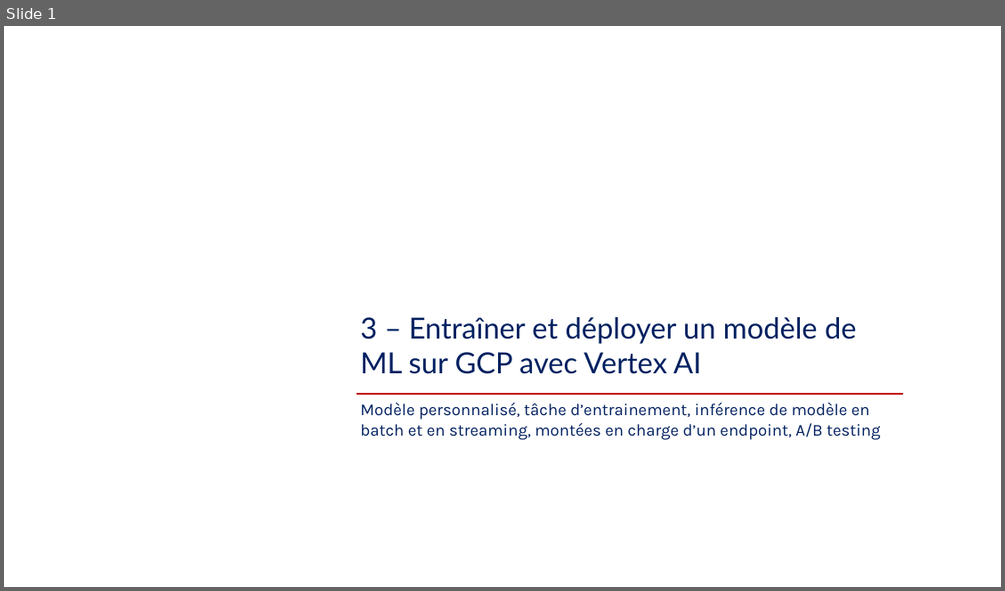
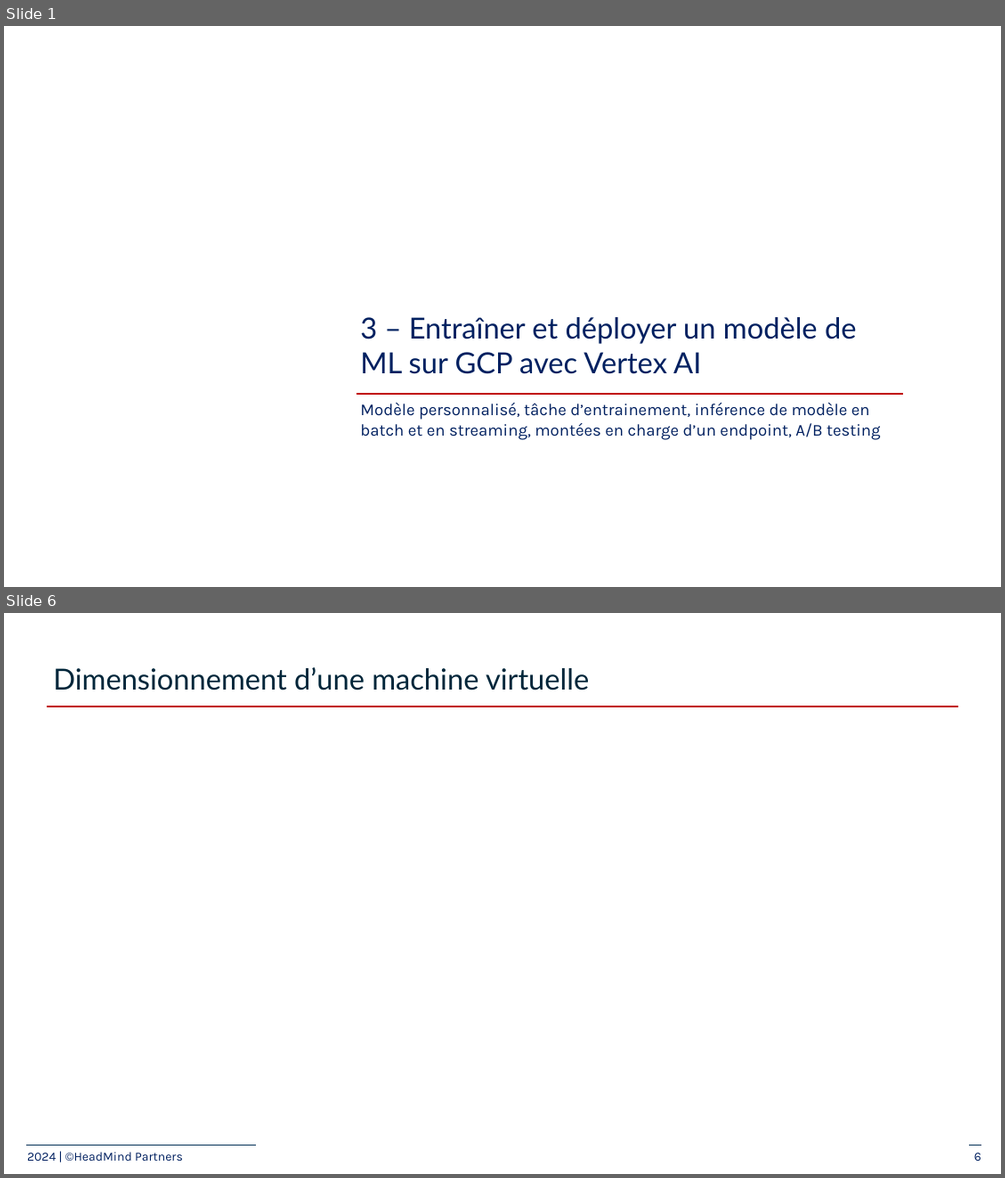
Before and after one commit to plperez626/MLOps-Introductory-Course-on-GCP, a slide deck: slides/3_model-endpoints/3-Train and deploy ML models.pptx. Shown one above the other, each under a label of ours: slide 1 before the commit, slides 1 and 6 after it; the slides between them are not shown. The pictures are 1005x591 and 1005x1178 pixels, drawn with LibreOffice and Linux fonts; fonts in the diff are those of the drawing; grey boxes stand for pictures; background and template pictures are left out. Boxes give left, top, right and bottom in pixels: in the first picture for what was removed or moved away, otherwise in the second. Text is boxed around its words. In the diff, an @@ line names an element or a change of style, - is before the commit and + after.

```diff
--- a/slides/3_model-endpoints/3-Train and deploy ML models.pptx
+++ b/slides/3_model-endpoints/3-Train and deploy ML models.pptx
@@ slide 6 added at bbox=[4, 613, 1001, 1174], background #FFFFFF @@
@@ title added at bbox=[53, 667, 589, 690], 28 pt, text #00263A @@
+Dimensionnement d’une machine virtuelle
@@ line added from (48, 706) to (958, 706), #C00000 1.5 pt @@
@@ line added from (26, 1144) to (257, 1144), #002F55 0.75 pt @@
@@ line added from (970, 1144) to (981, 1144), #002F55 0.75 pt @@
@@ text added at bbox=[27, 1151, 183, 1160], 12 pt, text #002060 @@
+2024 | ©HeadMind Partners
@@ page number added at bbox=[974, 1152, 981, 1160], 12 pt, text #002060 @@
+6
```
Also in this commit, not shown: 1 slide changed, 5 other slides added.
